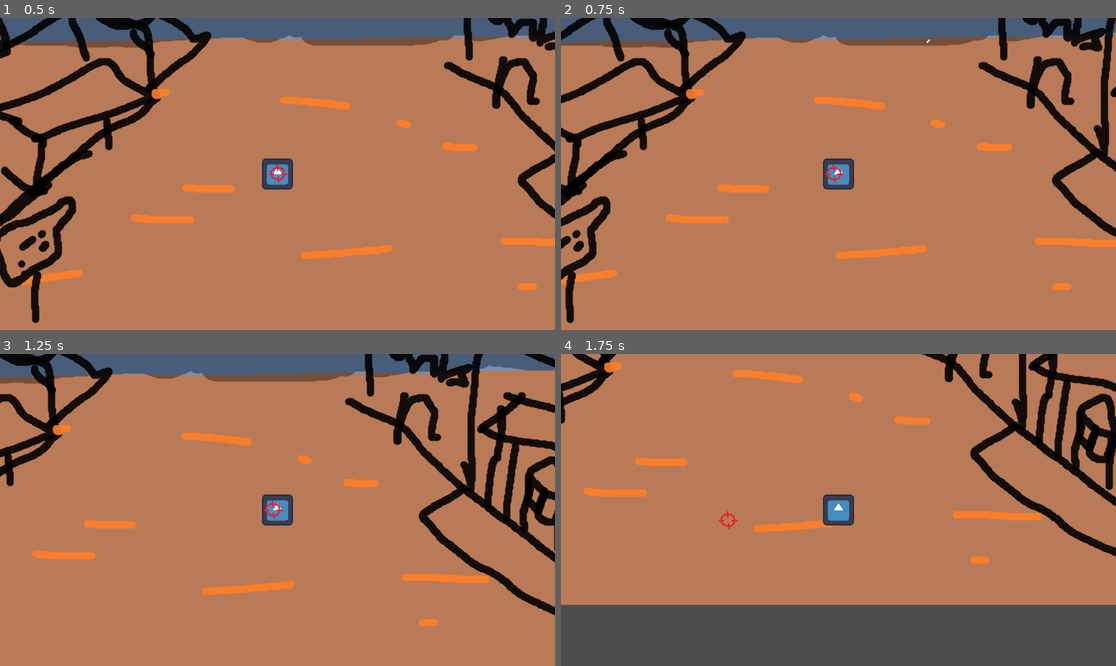
Above: before the commit, frames 1-4 (two rows, left to right).
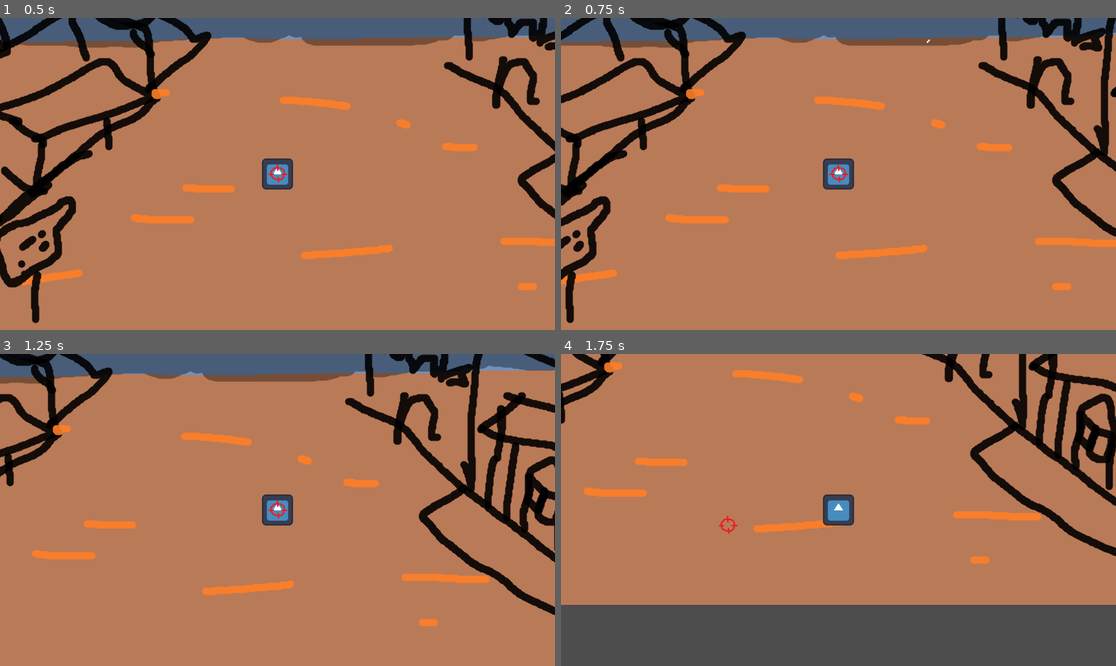
Above: after the commit, the same moments.

Repository: Niimphu/quickdraw
Game: Godot game, scene res://test.tscn
The game is run twice, just before and just after one commit, with the same random seed, the same clock (stepped at 60 frames per second) and the same inputs. The engine's default icon, where the game draws it, is replaced by a stand-in: a white triangle on a blue panel in a dark square.
Inputs (mouse positions are in pixels of both pictures, inside the frame that each line leads up to):
- Up to frame 1 (0.5 s): no input
- Up to frame 2 (0.75 s): tap Enter at 0.5 s; press the mouse at (838, 174) at 0.53 s; hold D (right) from 0.53 s (still down)
- Up to frame 3 (1.25 s): keep holding D (right)
- Up to frame 4 (1.75 s): move the mouse to (727, 525) at 1.27 s; release D (right) at 1.28 s; release the mouse at (727, 525) at 1.28 s; hold S (down) from 1.28 s (still down); click (727, 525) at 1.35 s

Frame 1 is identical in both runs. In frame 2, 0.1% of the frame differs, in the area x 47-52%, y 46-53%; in frame 3, 0.1%; in frame 4, less than 0.1%.

Commit message:
reduce reticle lag

Diff:
--- a/reticle.gd
+++ b/reticle.gd
@@ -1,4 +1,4 @@
-extends Node2D
+extends TextureRect
 
 func _physics_process(_delta: float) -> void:
-	position = get_global_mouse_position()
+	position = get_viewport().get_mouse_position() - (size * scale / 2)
--- a/test.tscn
+++ b/test.tscn
@@ -18,9 +18,14 @@
 position = Vector2(598, 340)
 
 [node name="Camera2D" type="Camera2D" parent="Player" unique_id=688437104]
+process_callback = 0
 
-[node name="Reticle" type="Node2D" parent="." unique_id=894946320]
+[node name="Reticle" type="CanvasLayer" parent="." unique_id=112645655]
+
+[node name="Crosshair" type="TextureRect" parent="Reticle" unique_id=1393779004]
+offset_left = -25.0
+offset_top = -23.0
+offset_right = 23.0
+offset_bottom = 25.0
+texture = ExtResource("5_g14j6")
 script = ExtResource("4_ykrsh")
-
-[node name="Sprite2D" type="Sprite2D" parent="Reticle" unique_id=384395749]
-texture = ExtResource("5_g14j6")
